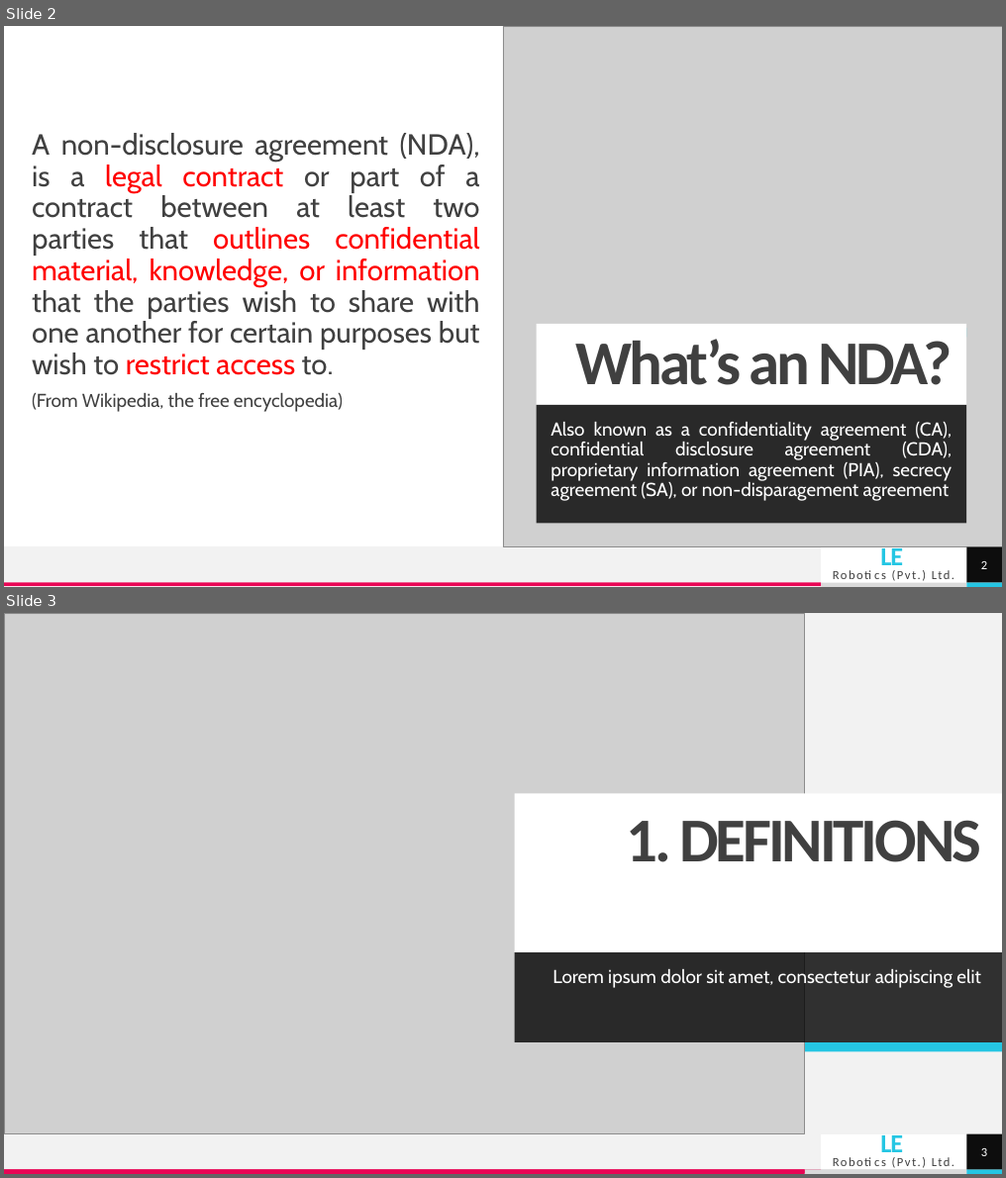
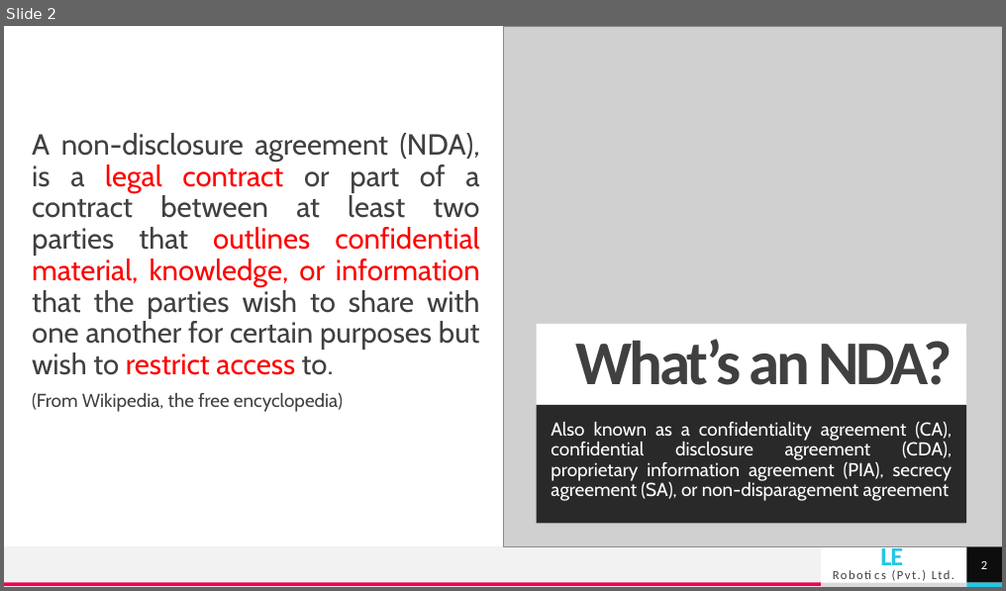
Before and after one commit to bimalka98/Industrial-Training, a slide deck: Presentations/Non-Disclosure Agreement.pptx. Shown one above the other, each under a label of ours: slides 2 and 3 before the commit, slide 2 after it. The pictures are 1006x1178 and 1006x591 pixels, drawn with LibreOffice and Linux fonts; fonts in the diff are those of the drawing; grey boxes stand for pictures. Boxes give left, top, right and bottom in pixels: in the first picture for what was removed or moved away, otherwise in the second. Text is boxed around its words. In the diff, an @@ line names an element or a change of style, - is before the commit and + after.

```diff
--- a/Presentations/Non-Disclosure Agreement.pptx
+++ b/Presentations/Non-Disclosure Agreement.pptx
@@ slide 3 removed at [4, 613, 1002, 1174], background #F2F2F2; not listed: 6 template elements that a slide beside it also shows @@
@@ picture removed at [4, 613, 805, 1135] @@
@@ title removed at [515, 793, 1002, 953] @@
-1. DEFINITIONS
@@ text removed at [515, 953, 1002, 1043] @@
-Lorem ipsum dolor sit amet, consectetur adipiscing elit
@@ rectangle removed at [805, 1043, 1002, 1053] @@
@@ rectangle removed at [805, 1135, 967, 1170] @@
@@ page number removed at [966, 1135, 1002, 1170] @@
-3
@@ rectangle removed at [4, 1170, 805, 1174] @@
@@ rectangle removed at [805, 1170, 967, 1174] @@
```
Also in this commit, not shown: 1 slide changed, 2 slides added, 6 other slides removed.
